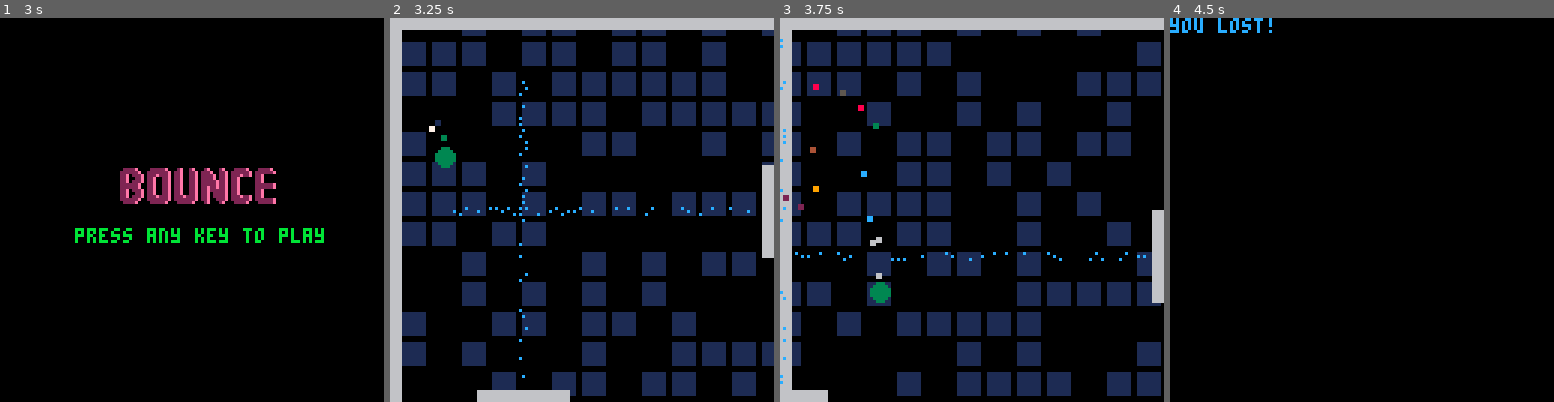
Above: before the commit, frames 1-4 (left to right).
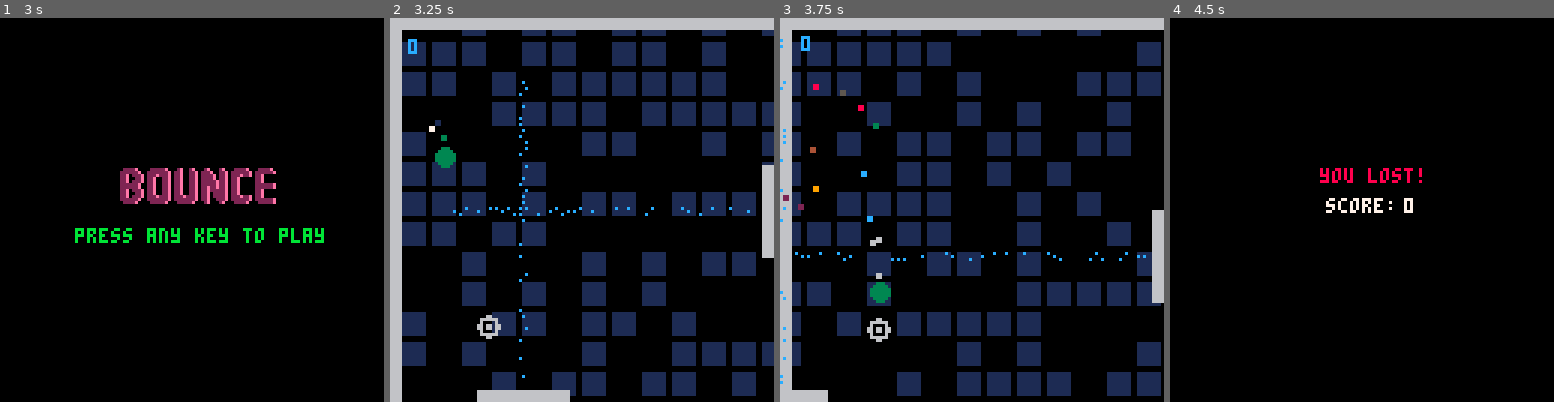
Above: after the commit, the same moments.

Repository: buffis/bounce
Game: PICO-8 cartridge bounce.p8
Two runs of this game, one before a commit and one after it. Both use one fixed random seed, a clock stepped at 60 frames per second and the inputs below.
Inputs:
- Up to frame 1 (3 s): hold Right 1.6-2.1 s; hold Up 2.15-2.42 s; hold Right from 2.47 s (still down)
- Up to frame 2 (3.25 s): release Right at 3.03 s; hold Left from 3.08 s (still down)
- Up to frame 3 (3.75 s): release Left at 3.58 s; hold Down from 3.63 s (still down)
- Up to frame 4 (4.5 s): release Down at 3.97 s; hold Right from 4.02 s (still down)

Frame 1 is identical in both runs. In frame 2, 0.3% of the frame differs, in the area x 4-29%, y 5-84%; in frame 3, 0.3%; in frame 4, 1.2%, in the area x 0-66%, y 0-51%.

Commit message:
now it's almost fun to play

Diff:
--- a/bounce.p8
+++ b/bounce.p8
@@ -8,6 +8,10 @@
 
 -- 1 = title. 2 = game. 3 = gameover
 game_state = 1
+
+targetx=0
+targety=0
+target_score = 0
 
 particles = {}
 function particle_spawn(x, y, vx, vy, ticks, size)
@@ -50,6 +54,8 @@
 	ballvx = 1  ballvy = 3
 	x = 64 y = 64
 	game_state = 2
+	target_score = 0
+	spawn_target()
 end
 
 function update_title()
@@ -87,6 +93,9 @@
 	-- update particles
 	particles_move()
 	particles_prune()
+
+	-- check for target collision
+	handle_target_hit()
 end
 
 function _update()
@@ -100,7 +109,7 @@
 end
 
 function create_bounce_particles(bounce_dir) -- numpad dirs
-	-- TODO: Clean
+	-- todo: clean
 	if bounce_dir == 8 then
 		particle_spawn(ballx, bally, 1, 5, 15, 3)
 		particle_spawn(ballx, bally, -1, 5, 15, 3)
@@ -173,21 +182,30 @@
 
  	-- beams
  	draw_beams()
+
+ 	-- draw target
+ 	draw_target()
+ 	print(target_score, 6+rnd(2), 6+rnd(2))
 end
 
 function draw_title()
 	color(cycle_color)
 	print("press any key to play", 25, 70)
 
-	spr(1, 40, 50, 7, 3)
+	spr(1, 40, 50, 7, 2)
 end
 
 function draw_gameover()
-	print("you lost!\n")
+	color(cycle_color)
+	print("you lost!\n", 50, 50)
+	color(7)
+	print("score:", 52, 60)
+	print(target_score, 78, 60)
 end
 
 bg_counter = 0
 function draw_bg()
+
 	for j=-120,120,10 do
 		for i=-120,120,10 do
 			rectfill(i+bg_counter, j+bg_counter*2, i+7+bg_counter, j+7+bg_counter*2, flr(rnd(2)))
@@ -204,6 +222,23 @@
 			rectfill(x+diff, i, x+diff, i, 12)
 			rectfill(i, y+diff, i, y+diff, 12)
 		end
+	end
+end
+
+function spawn_target()
+	targetx=rnd(80)+20
+	targety=rnd(80)+20
+end
+
+function draw_target()
+	spr(33, targetx+rnd(2), targety+rnd(2), 1, 1)
+end
+
+function handle_target_hit()
+	-- refine collision check
+	if x > (targetx-3) and x < (targetx+13) and y > (targety-3) and y < (targety+13) then
+		target_score += 1
+		spawn_target()
 	end
 end
 
@@ -327,14 +363,14 @@
 00000000000000000000000000000000000000000000000000000000000000000000000000000000000000000000000000000000000000000000000000000000
 00000000000000000000000000000000000000000000000000000000000000000000000000000000000000000000000000000000000000000000000000000000
 00000000000000000000000000000000000000000000000000000000000000000000000000000000000000000000000000000000000000000000000000000000
-00000000000000000000000000000000000000000000000000000000000000000000000000000000000000000000000000000000000000000000000000000000
-00000000000000000000000000000000000000000000000000000000000000000000000000000000000000000000000000000000000000000000000000000000
-00000000000000000000000000000000000000000000000000000000000000000000000000000000000000000000000000000000000000000000000000000000
-00000000000000000000000000000000000000000000000000000000000000000000000000000000000000000000000000000000000000000000000000000000
-00000000000000000000000000000000000000000000000000000000000000000000000000000000000000000000000000000000000000000000000000000000
-00000000000000000000000000000000000000000000000000000000000000000000000000000000000000000000000000000000000000000000000000000000
-00000000000000000000000000000000000000000000000000000000000000000000000000000000000000000000000000000000000000000000000000000000
-00000000000000000000000000000000000000000000000000000000000000000000000000000000000000000000000000000000000000000000000000000000
+00000000000660000000000000000000000000000000000000000000000000000000000000000000000000000000000000000000000000000000000000000000
+00000000066666600000000000000000000000000000000000000000000000000000000000000000000000000000000000000000000000000000000000000000
+00000000060000600000000000000000000000000000000000000000000000000000000000000000000000000000000000000000000000000000000000000000
+00000000660660660000000000000000000000000000000000000000000000000000000000000000000000000000000000000000000000000000000000000000
+00000000660660660000000000000000000000000000000000000000000000000000000000000000000000000000000000000000000000000000000000000000
+00000000060000600000000000000000000000000000000000000000000000000000000000000000000000000000000000000000000000000000000000000000
+00000000066666600000000000000000000000000000000000000000000000000000000000000000000000000000000000000000000000000000000000000000
+00000000000660000000000000000000000000000000000000000000000000000000000000000000000000000000000000000000000000000000000000000000
 00000000000000000000000000000000000000000000000000000000000000000000000000000000000000000000000000000000000000000000000000000000
 00000000000000000000000000000000000000000000000000000000000000000000000000000000000000000000000000000000000000000000000000000000
 00000000000000000000000000000000000000000000000000000000000000000000000000000000000000000000000000000000000000000000000000000000
